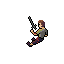
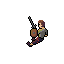
Layered file, before and after one edit (64px x 64px). Changes by layer:
added layer "Shield" above "Blood" over (x1=30, y1=28, x2=38, y2=38)
